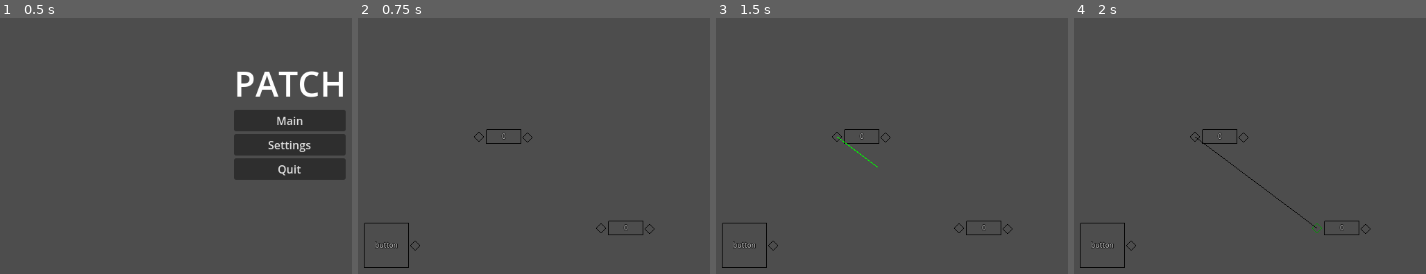
Above: before the commit, frames 1-4 (left to right).
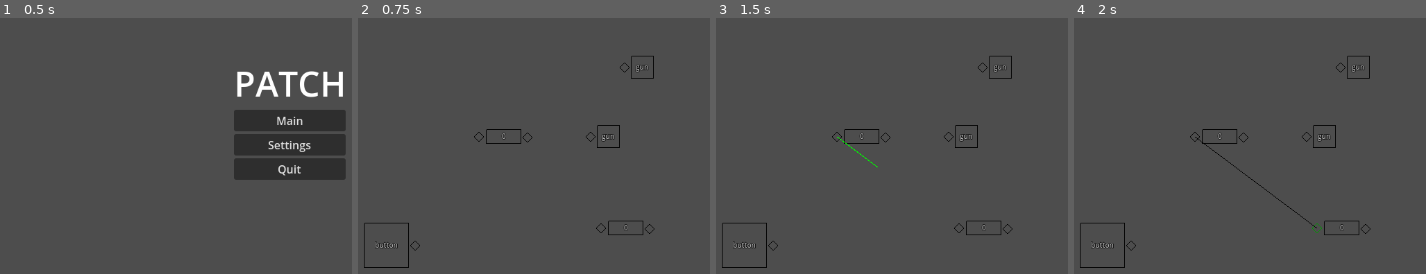
Above: after the commit, the same moments.

Repository: minami110/patch
Game: Godot game, scene res://Title/title.tscn
The game is run twice, just before and just after one commit, with the same random seed, the same clock (stepped at 60 frames per second) and the same inputs.
Inputs (mouse positions are in pixels of both pictures, inside the frame that each line leads up to):
- Up to frame 1 (0.5 s): no input
- Up to frame 2 (0.75 s): click "Main" at 0.5 s
- Up to frame 3 (1.5 s): tap Enter at 1.25 s; drag from (835, 135) to (958, 227) at 1.27 s
- Up to frame 4 (2 s): no input

Frame 1 is identical in both runs. In frame 2, 0.3% of the frame differs, in the area x 64-85%, y 14-51%; in frame 3, 0.3%; in frame 4, 0.3%.

Commit message:
Added Gun / Damage

Diff:
--- a/main.tscn
+++ b/main.tscn
@@ -1,20 +1,10 @@
 [gd_scene load_steps=4 format=3 uid="uid://b7oudq3e50jax"]
 
 [ext_resource type="PackedScene" uid="uid://b02j1n3sn25ld" path="res://module/signal_monitor.tscn" id="2_k2w78"]
-[ext_resource type="PackedScene" uid="uid://ssi38arnwilw" path="res://module/constant.tscn" id="2_xjmug"]
+[ext_resource type="PackedScene" uid="uid://ehceba7yvpli" path="res://module/md_gun.tscn" id="3_kqfop"]
 [ext_resource type="PackedScene" uid="uid://b6ts3736iwa7c" path="res://module/md_button.tscn" id="3_sfv15"]
 
 [node name="Main" type="Node"]
-
-[node name="Constant" parent="." instance=ExtResource("2_xjmug")]
-position = Vector2(160, 310)
-_on = 30.0
-
-[node name="Constant2" parent="." instance=ExtResource("2_xjmug")]
-position = Vector2(128, 140)
-
-[node name="Constant3" parent="." instance=ExtResource("2_xjmug")]
-position = Vector2(378, 170)
 
 [node name="SignalMonitor" parent="." instance=ExtResource("2_k2w78")]
 position = Vector2(344, 339)
@@ -24,3 +14,9 @@
 
 [node name="Button" parent="." instance=ExtResource("3_sfv15")]
 position = Vector2(168, 474)
+
+[node name="MdGun" parent="." instance=ExtResource("3_kqfop")]
+position = Vector2(504, 333)
+
+[node name="MdGun2" parent="." instance=ExtResource("3_kqfop")]
+position = Vector2(553, 233)
--- /dev/null
+++ b/module/damage.gd
@@ -0,0 +1,26 @@
+class_name Damage
+extends Area2D
+
+@export var _amount := 10.0
+@export var _speed := 200.0
+@export var _direction := Vector2.RIGHT
+@export var _lifetime := 2.0
+
+var _age := 0.0
+
+func _enter_tree() -> void:
+	add_to_group("projectile")
+
+func _physics_process(delta: float) -> void:
+	_age += delta
+	if _age >= _lifetime:
+		queue_free()
+		return
+	# move
+	var velocity = _direction * _speed
+	global_position += velocity * delta
+
+func _area_entered(area: Area2D) -> void:
+	if area.has_method("take_damage"):
+		area.take_damage(_amount)
+	queue_free()
--- /dev/null
+++ b/module/damage.tscn
@@ -0,0 +1,16 @@
+[gd_scene load_steps=4 format=3 uid="uid://ivfcw5vxtypl"]
+
+[ext_resource type="Script" path="res://module/damage.gd" id="1_4a3cw"]
+[ext_resource type="Script" path="res://module/damage_renderer.gd" id="1_y2o38"]
+
+[sub_resource type="CircleShape2D" id="CircleShape2D_ynl3b"]
+
+[node name="Damage" type="Area2D"]
+script = ExtResource("1_4a3cw")
+
+[node name="DamageRenderer" type="Node2D" parent="."]
+script = ExtResource("1_y2o38")
+
+[node name="CollisionShape2D" type="CollisionShape2D" parent="."]
+shape = SubResource("CircleShape2D_ynl3b")
+debug_color = Color(0.978, 0, 0.404, 1)
--- /dev/null
+++ b/module/damage_renderer.gd
@@ -0,0 +1,11 @@
+class_name DamageRenderer
+extends Node2D
+
+@export var _size := Vector2(10, 10)
+@export var _outline_color := Color.DARK_RED
+
+func _draw():
+	# 外枠を描写する
+	var color = _outline_color
+	draw_set_transform(_size / -2, deg_to_rad(45)) # Rotate 45 degrees
+	draw_rect(Rect2(Vector2.ZERO, _size), color, false)
--- /dev/null
+++ b/module/md_gun.gd
@@ -0,0 +1,19 @@
+class_name MdGun
+extends Node2D
+
+@export var _damage_scene : PackedScene
+
+func _enter_tree():
+	# Drawer の初期化
+	%MdDrawer._text = "gun"
+
+	# PortIn の入力を購読
+	%PortIn.value_changed.connect(_on_port_in_value_changed)
+
+func _on_port_in_value_changed(value: float) -> void:
+	if value <= 0.0:
+		return
+
+	var damage : Damage = _damage_scene.instantiate()
+	damage.global_position = global_position + Vector2(32, 16)
+	%ProjectileSpawnRoot.add_child(damage)
--- /dev/null
+++ b/module/md_gun.tscn
@@ -0,0 +1,37 @@
+[gd_scene load_steps=7 format=3 uid="uid://ehceba7yvpli"]
+
+[ext_resource type="Script" path="res://module/md_gun.gd" id="1_te68r"]
+[ext_resource type="PackedScene" uid="uid://ivfcw5vxtypl" path="res://module/damage.tscn" id="2_c4j3h"]
+[ext_resource type="Script" path="res://module/md_drawer.gd" id="2_hn23y"]
+[ext_resource type="PackedScene" uid="uid://0adroew6sg8n" path="res://circuit/port_out.tscn" id="3_hm5lp"]
+[ext_resource type="Script" path="res://module/module_dragger.gd" id="4_avfss"]
+
+[sub_resource type="RectangleShape2D" id="RectangleShape2D_yff06"]
+size = Vector2(32, 32)
+
+[node name="MdGun" type="Node2D"]
+script = ExtResource("1_te68r")
+_damage_scene = ExtResource("2_c4j3h")
+
+[node name="MdDrawer" type="Node2D" parent="."]
+unique_name_in_owner = true
+script = ExtResource("2_hn23y")
+_text = "gun"
+_size = Vector2(32, 32)
+
+[node name="PortIn" parent="." instance=ExtResource("3_hm5lp")]
+unique_name_in_owner = true
+position = Vector2(-10, 16)
+
+[node name="ModuleDragger" type="Area2D" parent="."]
+unique_name_in_owner = true
+collision_mask = 0
+script = ExtResource("4_avfss")
+
+[node name="CollisionShape2D" type="CollisionShape2D" parent="ModuleDragger"]
+position = Vector2(16, 16)
+shape = SubResource("RectangleShape2D_yff06")
+debug_color = Color(0, 0.650761, 0.0693266, 0)
+
+[node name="ProjectileSpawnRoot" type="Node" parent="."]
+unique_name_in_owner = true
